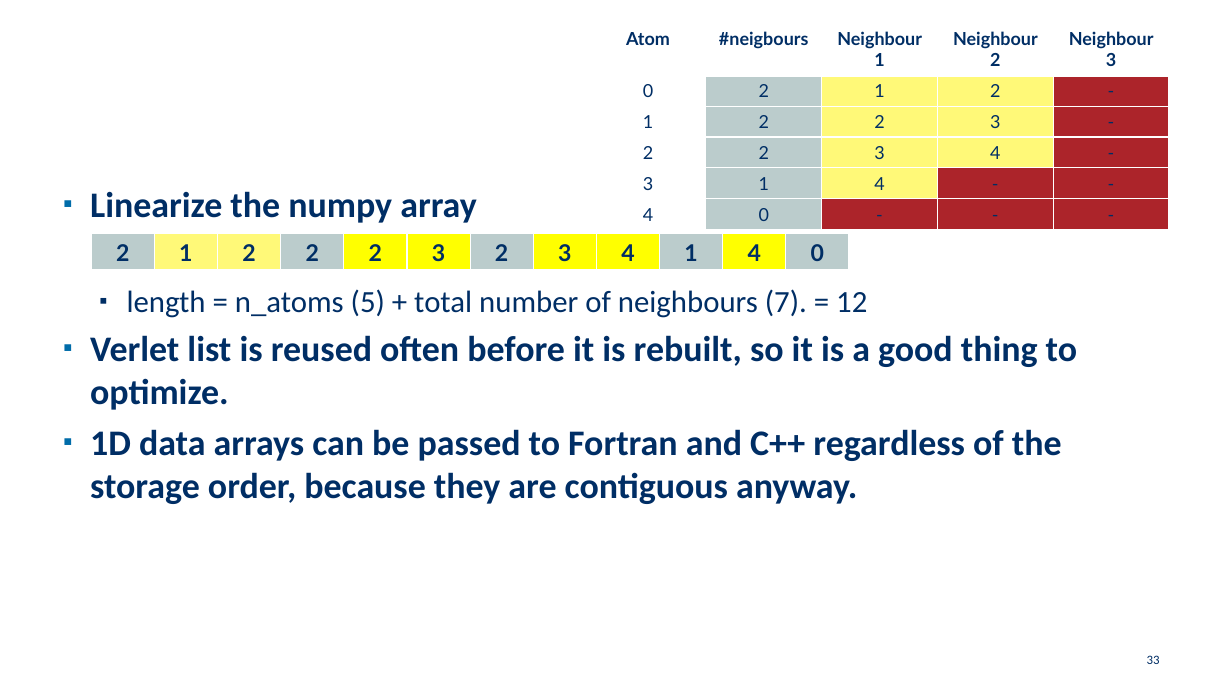
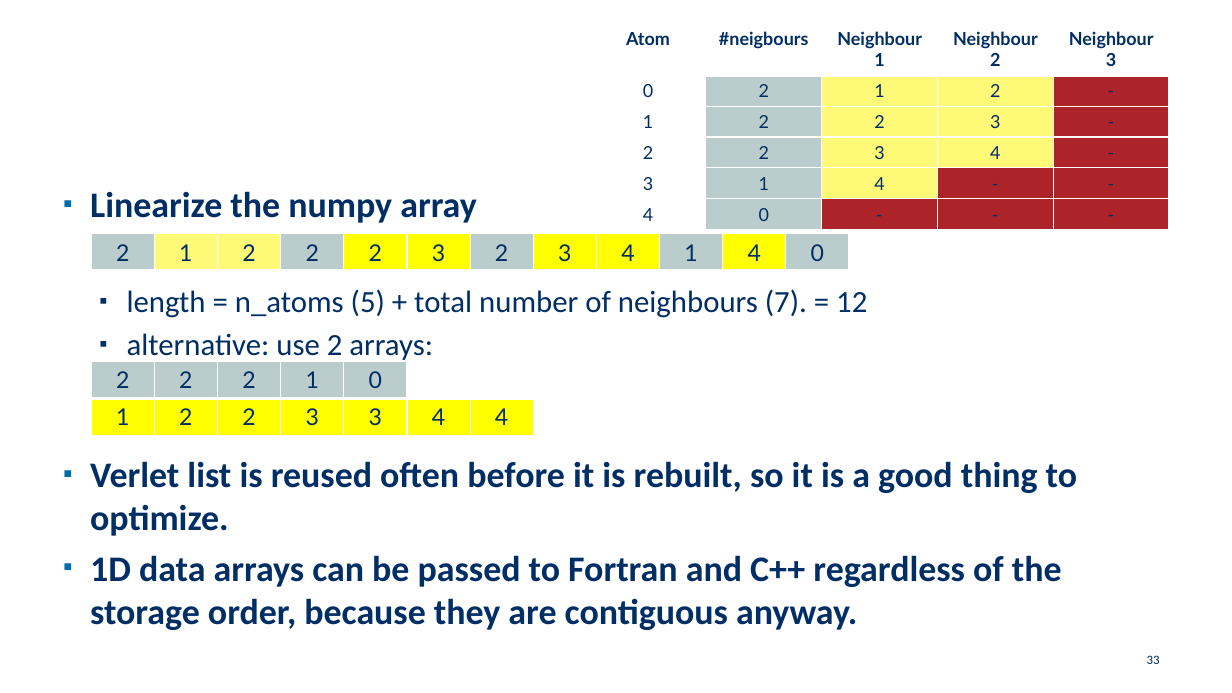
Before and after one commit to etijskens/pp, a slide deck: slide 33 of assignment-2021/assignment-2021.pptx. Drawn at 1232x693 pixels with LibreOffice and Linux fonts; fonts in the diff are those of the drawing; background and template pictures are left out. Boxes give left, top, right and bottom in pixels: in the first picture for what was removed or moved away, otherwise in the second. Text is boxed around its words. In the diff, an @@ line names an element or a change of style, - is before the commit and + after.

Commit message:
verlet list linearisation with 2 arrays

```diff
--- a/assignment-2021/assignment-2021.pptx
+++ b/assignment-2021/assignment-2021.pptx
@@ table at [91, 234, 846, 280] @@
@@ bold off @@
@@ text at [127, 333, 433, 363]: paragraph added @@
+  ▪ alternative: use 2 arrays:
@@ table added at [91, 361, 531, 454], 2 rows, 7 columns @@
+2 | 2 | 2 | 1 | 0 |  | 
+1 | 2 | 2 | 3 | 3 | 4 | 4
```
Also in this commit, not shown: 1 other file.
